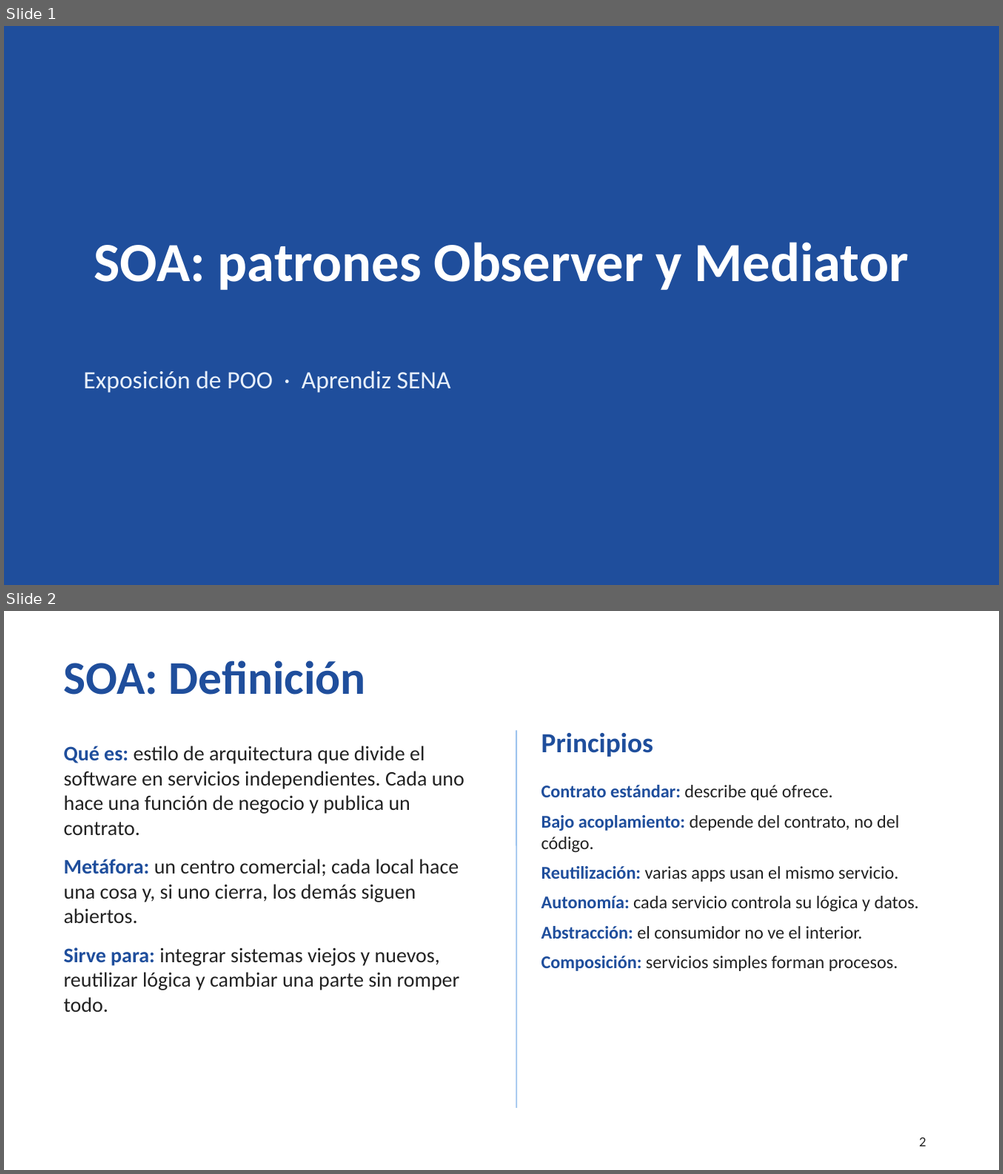
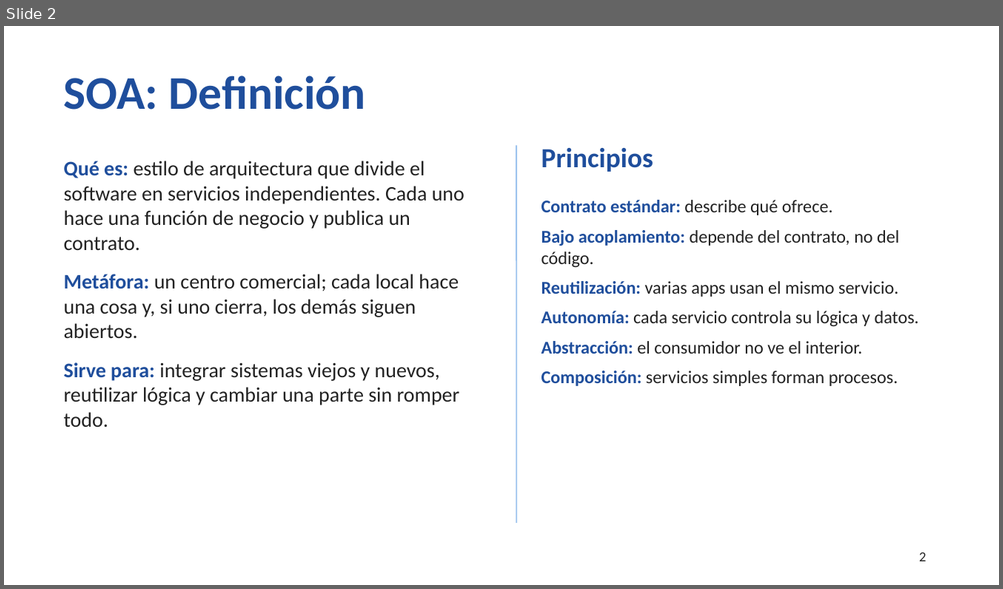
Before and after one commit to BrandonDuv033/Arquitectura-Orientada-a-Servicios-SOA-PatronesS, a slide deck: SOA_Observer_Mediator_estructura_separada.pptx. Shown one above the other, each under a label of ours: slides 1 and 2 before the commit, slide 2 after it. The pictures are 1003x1174 and 1003x589 pixels, drawn with LibreOffice and Linux fonts; fonts in the diff are those of the drawing. Boxes give left, top, right and bottom in pixels: in the first picture for what was removed or moved away, otherwise in the second. Text is boxed around its words. In the diff, an @@ line names an element or a change of style, - is before the commit and + after.

Commit message:
feat/ se añadieron los puntos 1, 2 y 3 de SOA y PatronesDiseño

```diff
--- a/SOA_Observer_Mediator_estructura_separada.pptx
+++ b/SOA_Observer_Mediator_estructura_separada.pptx
@@ slide 1 removed at [4, 26, 999, 585], background #1F4E9C @@
@@ title removed at [94, 242, 908, 290] @@
-SOA: patrones Observer y Mediator
@@ text removed at [83, 371, 451, 393] @@
-Exposición de POO · Aprendiz SENA
```
Also in this commit, not shown: 1 slide changed, 1 slide added.
